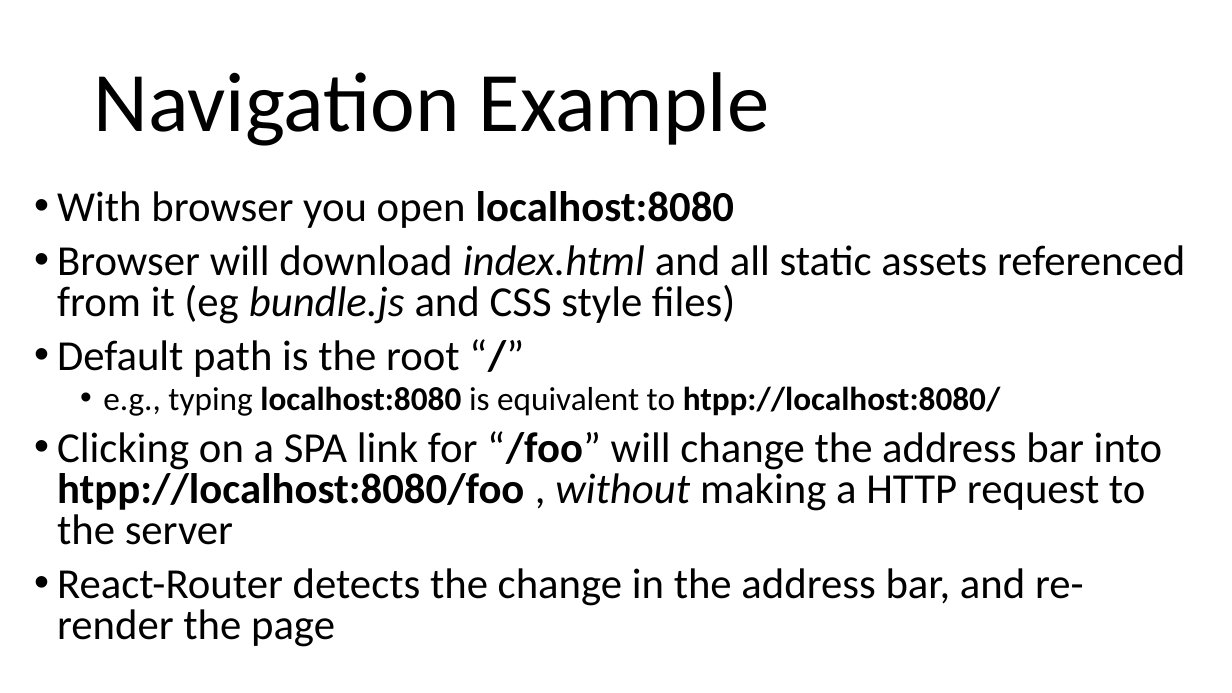
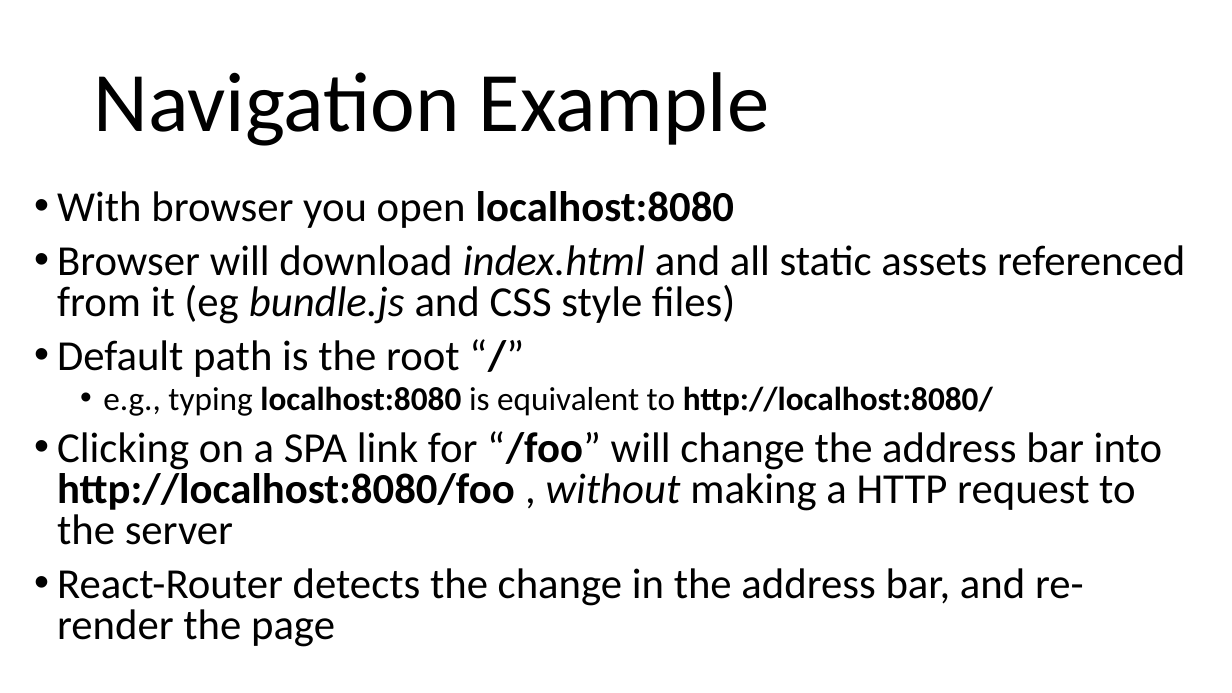
Before and after one commit to arcuri82/web_development_and_api_design, a slide deck: slide 6 of docs/slides/lesson_05.pptx. Drawn at 1232x693 pixels with LibreOffice and Linux fonts; fonts in the diff are those of the drawing. Boxes give left, top, right and bottom in pixels: in the first picture for what was removed or moved away, otherwise in the second. Text is boxed around its words. In the diff, an @@ line names an element or a change of style, - is before the commit and + after.

```diff
--- a/docs/slides/lesson_05.pptx
+++ b/docs/slides/lesson_05.pptx
@@ text at box(57, 386, 1162, 545): text changed @@
-  • e.g., typing localhost:8080 is equivalent to htpp://localhost:8080/
-• Clicking on a SPA link for “/foo” will change the address bar into htpp://localhost:8080/foo , without making a HTTP request to the server
+  • e.g., typing localhost:8080 is equivalent to http://localhost:8080/
+• Clicking on a SPA link for “/foo” will change the address bar into http://localhost:8080/foo , without making a HTTP request to the server
```
Also in this commit, not shown: 2 other slides changed, 1 other file.
